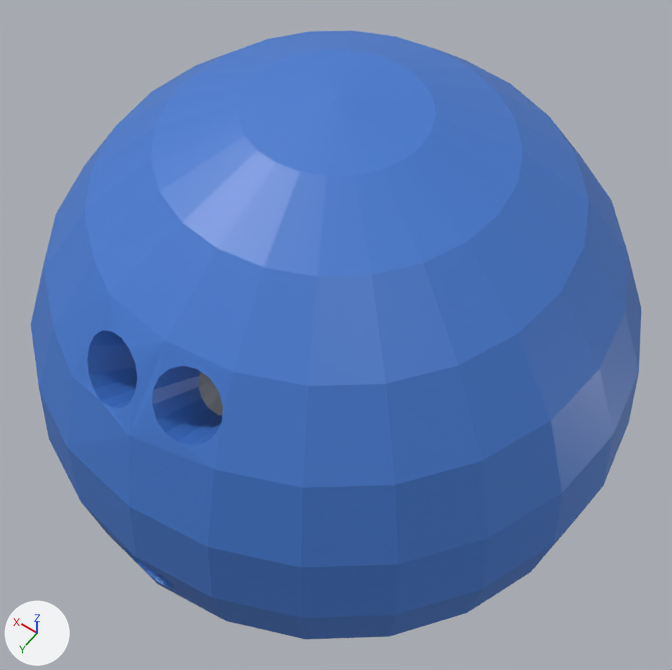
What one commit did to the COLLADA model Bowling_Stuff/BowlingBall.dae.
Before and after are seen from a 50 mm camera at (-1.145, 1.607, 2.527) aimed at (0.003, 0.0, 0.001). Every picture has the same lights, and +X, +Y and +Z are marked at lower left.

The older version as bpy lines, for what is in view:
```python
mat_bbcolor = principled_material('BBColor')
mat_bbcolor.base_color = (0.0594, 0.198, 0.64)  # blue #457bd1
mat_bbcolor.roughness = 0.44
mat_bbinside = principled_material('BBInside')
mat_bbinside.base_color = (0.431, 0.431, 0.431)  # grey #afafaf
mat_bbinside.roughness = 0.44
me_sphere_001 = bpy.data.meshes.new('Sphere.001')
me_sphere_001.from_pydata(...)  # 363 vertices, 722 faces; spans x -1.0..1.0, y -1.0..1.0, z -1.0..1.0
# faces by material slot: [676, 46]
me_sphere_001.materials.append(mat_bbcolor)  # blue #457bd1
me_sphere_001.materials.append(mat_bbinside)  # grey #afafaf
ob_sphere = bpy.data.objects.new('Sphere', me_sphere_001)
ob_sphere.location = (0.0, 0.0, 0.0)
```
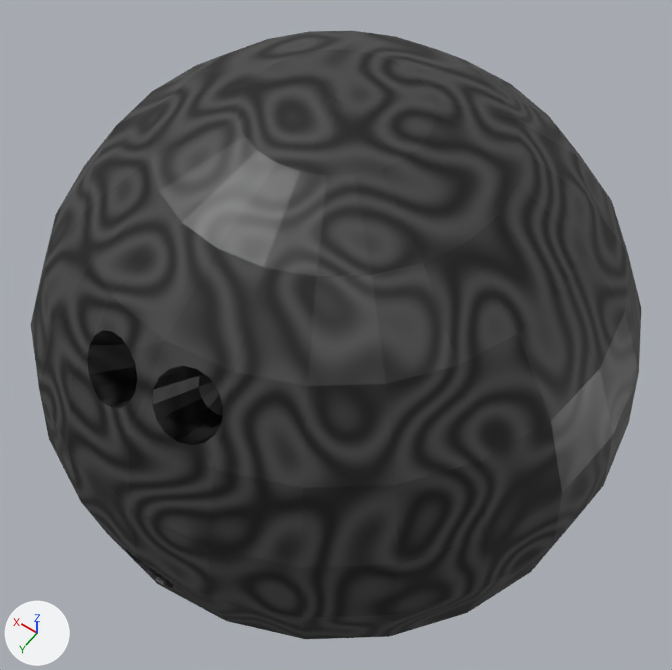
Boxes (x1, y1, x2, y2) around the edits, measured in the pictures (672 x 670 px):
'Sphere', surface changed (blue to black): (31, 31, 641, 639) in both

Edits to the bpy script that builds the scene:
```text
Add img_bowlingball_png:
    img_bowlingball_png = load_image('BowlingBall.png', 'BowlingBall.png', 512, 512, 'sRGB')
Change mat_bbcolor:
    remove mat_bbcolor.base_color = (0.0594, 0.198, 0.64)  # blue #457bd1
    add mat_bbcolor.texture = img_bowlingball_png
Change mat_bbinside:
    remove mat_bbinside.base_color = (0.431, 0.431, 0.431)  # grey #afafaf
    add mat_bbinside.texture = img_bowlingball_png
```
